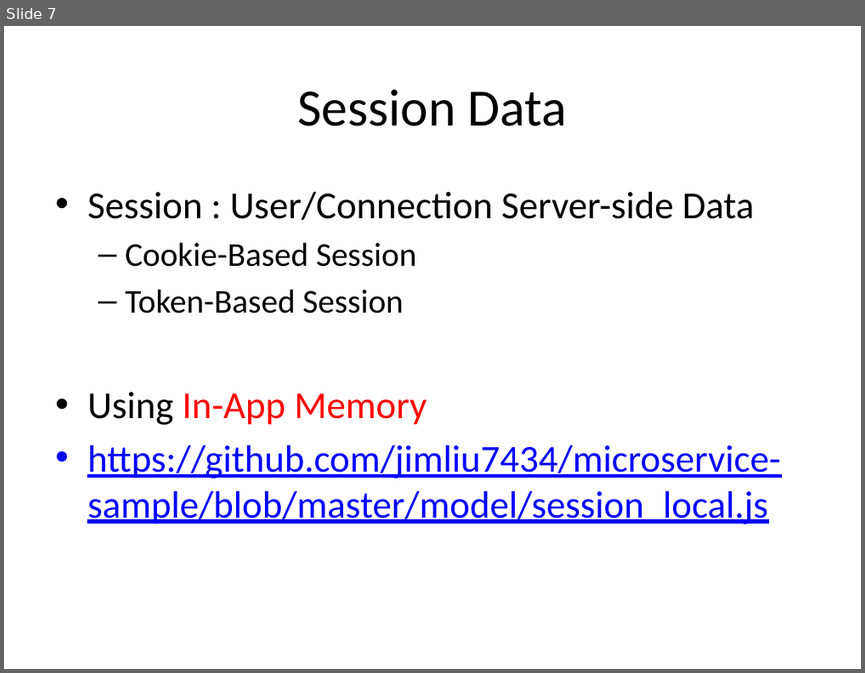
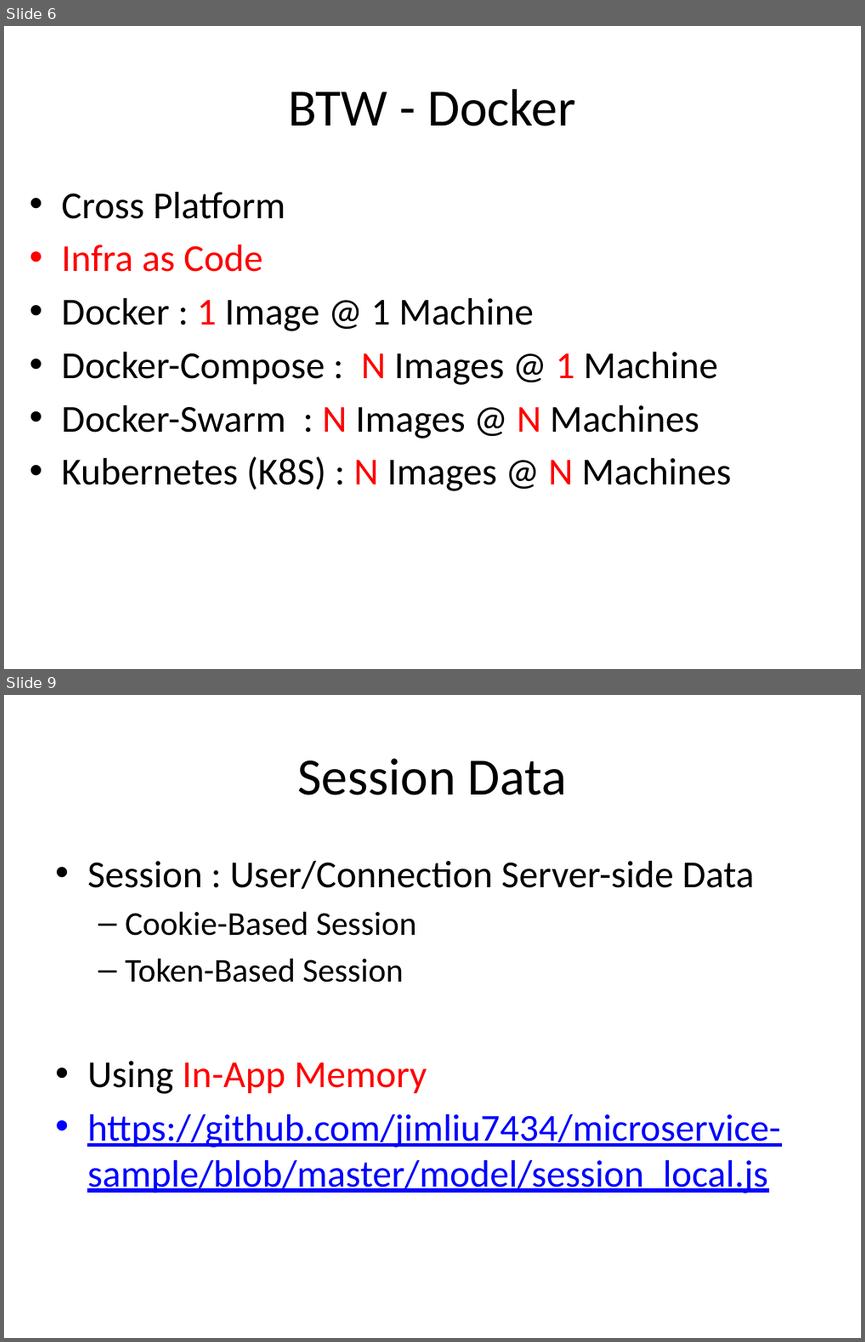
Before and after one commit to jimliu7434/microservice-sample, a slide deck: Microservice02.pptx. Shown one above the other, each under a label of ours: slide 7 before the commit, slides 6 and 9 after it; the slides between them are not shown. The pictures are 865x673 and 865x1342 pixels, drawn with LibreOffice and Linux fonts; fonts in the diff are those of the drawing. Boxes give left, top, right and bottom in pixels: in the first picture for what was removed or moved away, otherwise in the second. Text is boxed around its words. In the diff, an @@ line names an element or a change of style, - is before the commit and + after.

```diff
--- a/Microservice02.pptx
+++ b/Microservice02.pptx
@@ slide 6 added at (4, 26, 861, 669), background #FFFFFF @@
@@ title added at (289, 89, 575, 126), 44 pt, text #000000 @@
+BTW - Docker
@@ text added at (62, 192, 732, 491), 32 pt, text #000000 @@
+• Cross Platform
+• Infra as Code
+• Docker : 1 Image @ 1 Machine
+• Docker-Compose : N Images @ 1 Machine
+• Docker-Swarm : N Images @ N Machines
+• Kubernetes (K8S) : N Images @ N Machines
@@ what was slide 7 is now slide 9 @@
```
Also in this commit, not shown: 2 other slides added, 1 slide removed, 1 other file.
